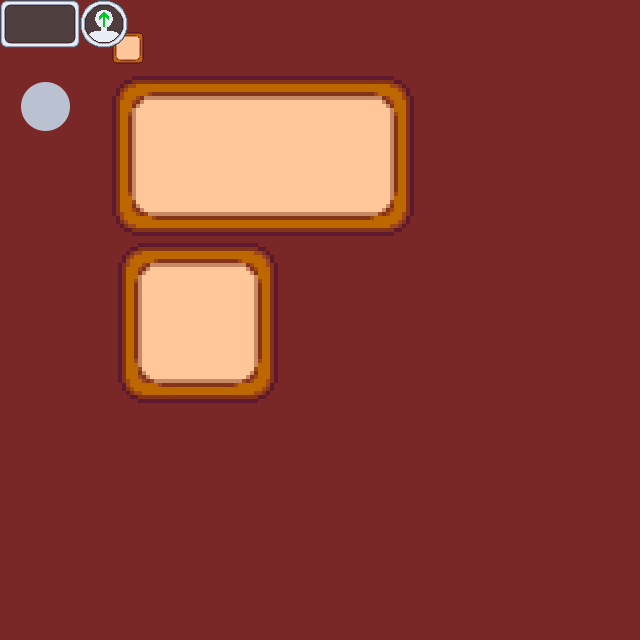
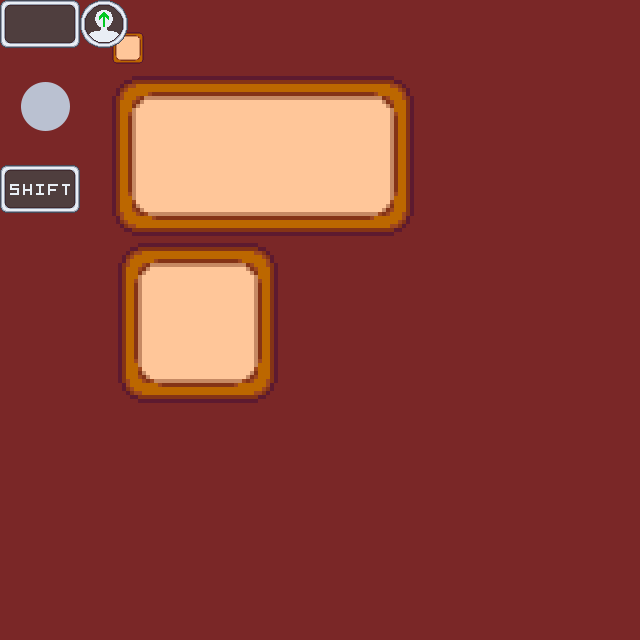
The second w=640, h=640 image is a revision of the first. Changes to its layers:
added layer "Layer 37" above "Shift" over [left=10, top=184, right=70, bottom=195]
added layer "Group 3 copy" above "Group 3" over [left=0, top=165, right=80, bottom=213]
painted on "Layer 26" over [left=10, top=43, right=70, bottom=44]
